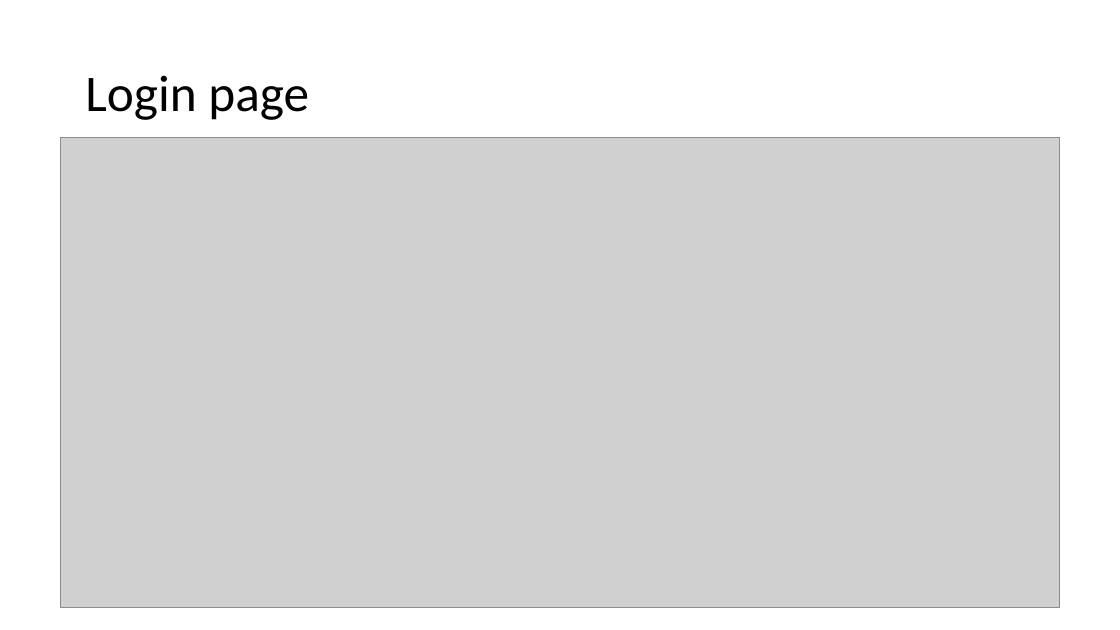
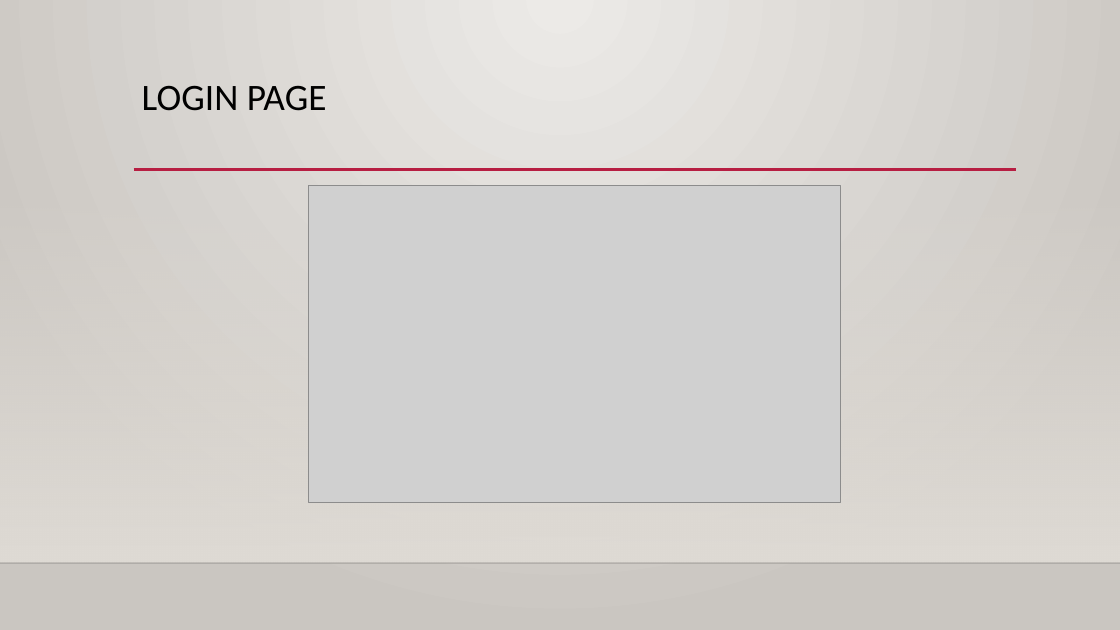
Before and after one commit to acb5649/BAConnect, a slide deck: slide 6 of Course Project Presentation 1.pptx (slide 5 before the commit). Drawn at 1120x630 pixels with LibreOffice and Linux fonts; fonts in the diff are those of the drawing; grey boxes stand for pictures; background and template pictures are left out. Boxes give left, top, right and bottom in pixels: in the first picture for what was removed or moved away, otherwise in the second. Text is boxed around its words. In the diff, an @@ line names an element or a change of style, - is before the commit and + after.

```diff
--- a/Course Project Presentation 1.pptx
+++ b/Course Project Presentation 1.pptx
@@ background #FFFFFF to gradient #ECEAE7 to #CAC7C1 @@
@@ title "LOGIN PAGE" at bbox=[142, 85, 327, 111]: vertical alignment middle to top @@
@@ title at bbox=[142, 85, 327, 111]: text changed; size 44 to 32 pt @@
-Login page
+LOGIN PAGE
@@ picture removed at bbox=[60, 137, 1060, 607] @@
@@ line added from (134, 170) to (1017, 170), #B71E42 2.5 pt @@
@@ rectangle added at bbox=[0, 186, 1120, 563], fill gradient #DFDBD5 @@
@@ picture added at bbox=[308, 185, 841, 502] @@
@@ line added from (0, 563) to (1120, 563), #000001 1 pt @@
```
Also in this commit, not shown: 4 other slides changed, 2 slides added, 1 other file.
